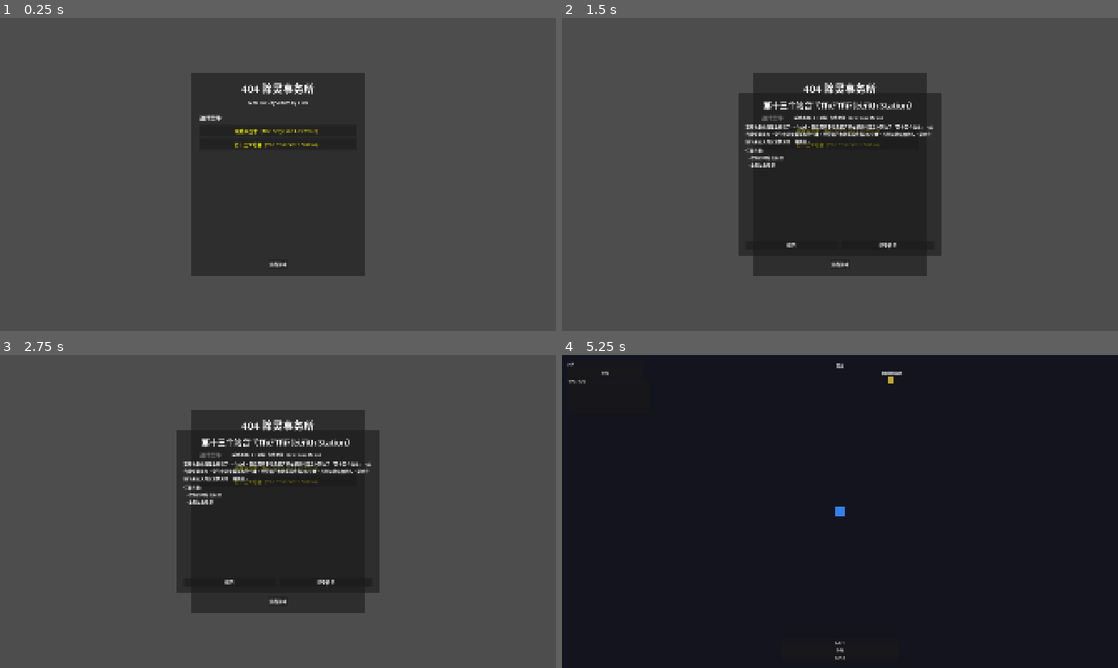
Above: before the commit, frames 1-4 (two rows, left to right).
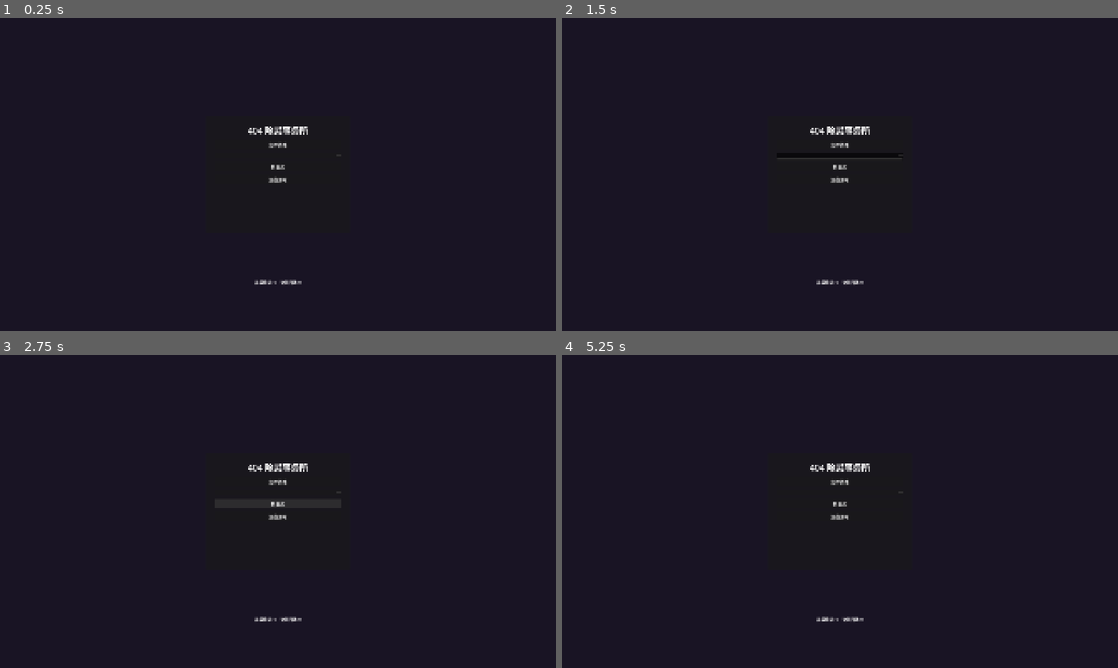
Above: after the commit, the same moments.

Repository: thefoolsparkle-oss/404_exorcism_agency
Game: Godot game, scene res://scenes/office/office_main.tscn
The game is run twice, just before and just after one commit, with the same random seed, the same clock (stepped at 60 frames per second) and the same inputs. Before the commit the project starts from res://scenes/main/main.tscn.
Inputs (mouse positions are in pixels of both pictures, inside the frame that each line leads up to):
- Up to frame 1 (0.25 s): no input
- Up to frame 2 (1.5 s): click (840, 143) at 0.5 s, where only the run after the commit has a clickable "案件终端"; click (840, 155) at 1.27 s
- Up to frame 3 (2.75 s): click (278, 505) at 2 s, where only the run after the commit has a clickable "档案库"
- Up to frame 4 (5.25 s): click (840, 467) at 2.75 s, where only the run before the commit has a clickable "灰线末班车（The Grey Line Last Trai…"; click (840, 480) at 3.5 s, where only the run before the commit has a clickable "第十三个站台（The Thirteenth Station）"; click (789, 583) at 4.25 s, where only the run before the commit has a clickable "返回"; click (890, 583) at 5 s, where only the run before the commit has a clickable "接受任务"

The runs differ from the first frame. In frame 1, 91% of the frame differs, in the area x 0-100%, y 0-100%; in frame 2, 86%; in frame 3, 86%; in frame 4, 0.7%.
Error after the commit: Trying to assign value of type 'Node2D' to a variable of type 'Control'. (res://scripts/office/office_main.gd:10)

Commit message:
Phase 3: office system — SaveManager, character selection, office hub, combat rewards, persistent progression

Diff:
--- /dev/null
+++ b/game/data/characters/characters.json
@@ -0,0 +1,16 @@
+{
+  "lin_jin": {
+    "id": "lin_jin",
+    "name_cn": "林锦",
+    "name_en": "Lin Jin",
+    "title": "符咒黑客",
+    "description": "将传统符咒改写为可执行脚本，用电子符纸入侵异常。",
+    "max_hp": 90,
+    "move_speed": 210.0,
+    "base_damage": 12,
+    "attack_interval": 0.45,
+    "attack_range": 520.0,
+    "projectile_speed": 420.0,
+    "color": "dodgerblue"
+  }
+}
--- a/game/project.godot
+++ b/game/project.godot
@@ -16,7 +16,7 @@
 
 config/name="404 Exorcism Agency"
 config/version="0.1.0"
-run/main_scene="res://scenes/main/main.tscn"
+run/main_scene="res://scenes/office/office_main.tscn"
 config/features=PackedStringArray("4.6")
 config/icon="res://icon.svg"
 
@@ -26,6 +26,7 @@
 GameManager="*res://scripts/core/game_manager.gd"
 DataLoader="*res://scripts/core/data_loader.gd"
 CaseManager="*res://scripts/office/case_manager.gd"
+SaveManager="*res://scripts/core/save_manager.gd"
 
 [display]
 
--- /dev/null
+++ b/game/scenes/office/office_main.tscn
@@ -0,0 +1,112 @@
+[gd_scene load_steps=6 format=3]
+
+[ext_resource type="Script" path="res://scripts/office/office_main.gd" id="1_office"]
+[ext_resource type="Script" path="res://scripts/ui/office_case_list.gd" id="2_case_list"]
+[ext_resource type="PackedScene" path="res://scenes/ui/case_briefing.tscn" id="3_briefing"]
+[ext_resource type="PackedScene" path="res://scenes/ui/case_select_card.tscn" id="4_card"]
+
+[node name="Office" type="Node2D"]
+script = ExtResource("1_office")
+
+[node name="ground" type="ColorRect" parent="."]
+color = Color(0.1, 0.08, 0.14, 1)
+size = Vector2(1920, 1080)
+
+[node name="CanvasLayer" type="CanvasLayer" parent="."]
+
+[node name="TerminalPanel" type="Panel" parent="CanvasLayer"]
+anchors_preset = 8
+anchor_left = 0.5
+anchor_top = 0.5
+anchor_right = 0.5
+anchor_bottom = 0.5
+offset_left = -250.0
+offset_top = -200.0
+offset_right = 250.0
+offset_bottom = 200.0
+
+[node name="VBox" type="VBoxContainer" parent="CanvasLayer/TerminalPanel"]
+anchors_preset = 15
+anchor_right = 1.0
+anchor_bottom = 1.0
+offset_left = 30.0
+offset_top = 25.0
+offset_right = -30.0
+offset_bottom = -25.0
+theme_override_constants/separation = 12
+
+[node name="Title" type="Label" parent="CanvasLayer/TerminalPanel/VBox"]
+layout_mode = 2
+text = "404 除灵事务所"
+horizontal_alignment = 1
+theme_override_font_sizes/font_size = 30
+
+[node name="terminal_button" type="Button" parent="CanvasLayer/TerminalPanel/VBox"]
+layout_mode = 2
+text = "案件终端"
+
+[node name="char_select" type="OptionButton" parent="CanvasLayer/TerminalPanel/VBox"]
+layout_mode = 2
+
+[node name="archive_button" type="Button" parent="CanvasLayer/TerminalPanel/VBox"]
+layout_mode = 2
+text = "档案库"
+
+[node name="QuitButton" type="Button" parent="CanvasLayer/TerminalPanel/VBox"]
+layout_mode = 2
+text = "退出游戏"
+
+[node name="ResourcesLabel" type="Label" parent="CanvasLayer"]
+anchors_preset = 1
+anchor_left = 0.5
+anchor_right = 0.5
+offset_left = -200.0
+offset_top = 900.0
+offset_right = 200.0
+offset_bottom = 930.0
+text = "异常精华: 0 | 破损回路: 0"
+horizontal_alignment = 1
+theme_override_font_sizes/font_size = 14
+
+[node name="CaseListUI" type="Node2D" parent="CanvasLayer"]
+script = ExtResource("2_case_list")
+
+[node name="Panel" type="Panel" parent="CanvasLayer/CaseListUI"]
+anchors_preset = 8
+anchor_left = 0.5
+anchor_top = 0.5
+anchor_right = 0.5
+anchor_bottom = 0.5
+offset_left = -280.0
+offset_top = -250.0
+offset_right = 280.0
+offset_bottom = 300.0
+
+[node name="VBoxContainer" type="VBoxContainer" parent="CanvasLayer/CaseListUI/Panel"]
+anchors_preset = 15
+anchor_right = 1.0
+anchor_bottom = 1.0
+offset_left = 20.0
+offset_top = 15.0
+offset_right = -20.0
+offset_bottom = -15.0
+theme_override_constants/separation = 6
+
+[node name="Label" type="Label" parent="CanvasLayer/CaseListUI/Panel/VBoxContainer"]
+layout_mode = 2
+text = "选择案件:"
+theme_override_font_sizes/font_size = 18
+
+[node name="CaseList" type="VBoxContainer" parent="CanvasLayer/CaseListUI/Panel/VBoxContainer"]
+layout_mode = 2
+size_flags_vertical = 3
+theme_override_constants/separation = 4
+
+[node name="CloseBtn" type="Button" parent="CanvasLayer/CaseListUI/Panel/VBoxContainer"]
+layout_mode = 2
+text = "关闭"
+
+[node name="CaseBriefing" parent="CanvasLayer" instance=ExtResource("3_briefing")]
+
+[connection signal="pressed" from="CanvasLayer/TerminalPanel/VBox/QuitButton" to="." method="_on_quit_pressed"]
+[connection signal="pressed" from="CanvasLayer/CaseListUI/Panel/VBoxContainer/CloseBtn" to="CanvasLayer/CaseListUI" method="_on_close"]
--- a/game/scenes/ui/result_panel.tscn
+++ b/game/scenes/ui/result_panel.tscn
@@ -11,36 +11,43 @@
 anchor_top = 0.5
 anchor_right = 0.5
 anchor_bottom = 0.5
-offset_left = -250.0
-offset_top = -180.0
-offset_right = 250.0
-offset_bottom = 180.0
+offset_left = -260.0
+offset_top = -210.0
+offset_right = 260.0
+offset_bottom = 210.0
 
 [node name="vbox" type="VBoxContainer" parent="panel"]
 anchors_preset = 15
 anchor_right = 1.0
 anchor_bottom = 1.0
-offset_left = 30.0
-offset_top = 30.0
-offset_right = -30.0
-offset_bottom = -30.0
-theme_override_constants/separation = 15
+offset_left = 25.0
+offset_top = 20.0
+offset_right = -25.0
+offset_bottom = -20.0
+theme_override_constants/separation = 10
 
 [node name="title_label" type="Label" parent="panel/vbox"]
 layout_mode = 2
 text = "任务完成"
 horizontal_alignment = 1
-theme_override_font_sizes/font_size = 32
+theme_override_font_sizes/font_size = 30
+
+[node name="rewards_label" type="Label" parent="panel/vbox"]
+layout_mode = 2
+text = ""
+horizontal_alignment = 1
+theme_override_font_sizes/font_size = 16
+theme_override_colors/font_color = Color(1, 0.8, 0.2, 1)
 
 [node name="stats_label" type="Label" parent="panel/vbox"]
 layout_mode = 2
 text = "击杀: 0 | 等级: 1"
 horizontal_alignment = 1
-theme_override_font_sizes/font_size = 18
+theme_override_font_sizes/font_size = 14
 
 [node name="spacer" type="Control" parent="panel/vbox"]
 layout_mode = 2
-custom_minimum_size = Vector2(0, 20)
+size_flags_vertical = 3
 
 [node name="restart_button" type="Button" parent="panel/vbox"]
 layout_mode = 2
@@ -49,8 +56,7 @@
 
 [node name="quit_button" type="Button" parent="panel/vbox"]
 layout_mode = 2
-text = "返回主菜单"
-size_flags_horizontal = 4
+text = "返回事务所"
 
 [connection signal="pressed" from="panel/vbox/restart_button" to="." method="_on_restart_pressed"]
 [connection signal="pressed" from="panel/vbox/quit_button" to="." method="_on_quit_pressed"]
--- a/game/scripts/combat/combat.gd
+++ b/game/scripts/combat/combat.gd
@@ -2,6 +2,7 @@
 
 var xp_orb_scene: PackedScene = preload("res://scenes/combat/experience_orb.tscn")
 var current_case: Dictionary = {}
+var player_node: CharacterBody2D
 
 @onready var objective_tracker: Node = $objective_tracker
 
@@ -11,6 +12,35 @@
 	objective_tracker.all_objectives_complete.connect(_on_all_objectives_done)
 	EventBus.experience_dropped.connect(_on_experience_dropped)
 	EventBus.combat_started.emit()
+	_apply_character_stats()
+
+func _apply_character_stats() -> void:
+	var char_data: Dictionary = DataLoader.load_json("res://data/characters/characters.json")
+	var selected: String = SaveManager.data.selected_character
+	var stats: Dictionary = char_data.get(selected, {})
+	if stats.is_empty():
+		return
+	player_node = $entities/player
+	if stats.has("max_hp"):
+		player_node.max_hp = stats.max_hp
+		player_node.current_hp = stats.max_hp
+	if stats.has("move_speed"):
+		player_node.move_speed = stats.move_speed
+	var weapon: Node2D = player_node.get_node("weapon_system")
+	if weapon:
+		if stats.has("base_damage"):
+			weapon.base_damage = stats.base_damage
+			weapon.current_damage = stats.base_damage
+		if stats.has("attack_interval"):
+			weapon.base_attack_interval = stats.attack_interval
+			weapon.current_attack_interval = stats.attack_interval
+		if stats.has("attack_range"):
+			weapon.attack_range = stats.attack_range
+		if stats.has("projectile_speed"):
+			weapon.projectile_speed = stats.projectile_speed
+	if stats.has("color"):
+		player_node.get_node("visual").color = Color(stats.color)
+	EventBus.player_health_changed.emit(player_node.current_hp, player_node.max_hp)
 
 func _on_experience_dropped(position: Vector2, amount: int) -> void:
 	var orb: Area2D = xp_orb_scene.instantiate()
--- a/game/scripts/core/game_manager.gd
+++ b/game/scripts/core/game_manager.gd
@@ -45,7 +45,7 @@
 
 func _on_request_main_menu() -> void:
 	get_tree().paused = false
-	get_tree().change_scene_to_file("res://scenes/main/main.tscn")
+	get_tree().change_scene_to_file("res://scenes/office/office_main.tscn")
 
 func _on_player_died() -> void:
 	change_state(GameState.COMBAT_DEFEAT)
--- /dev/null
+++ b/game/scripts/core/save_manager.gd
@@ -0,0 +1,50 @@
+extends Node
+
+var save_path: String = "user://save.json"
+
+var data: Dictionary = {
+	"version": 1,
+	"resources": {
+		"anomaly_essence": 0,
+		"broken_circuit": 0
+	},
+	"completed_cases": [],
+	"unlocked_characters": ["lin_jin"],
+	"selected_character": "lin_jin",
+	"permanent_upgrades": {}
+}
+
+func _ready() -> void:
+	_load()
+
+func _load() -> void:
+	if not FileAccess.file_exists(save_path):
+		return
+	var file: FileAccess = FileAccess.open(save_path, FileAccess.READ)
+	var text: String = file.get_as_text()
+	var json: JSON = JSON.new()
+	var error: Error = json.parse(text)
+	if error == OK and json.data is Dictionary:
+		data = json.data
+
+func save() -> void:
+	var file: FileAccess = FileAccess.open(save_path, FileAccess.WRITE)
+	file.store_string(JSON.stringify(data, "\t"))
+
+func add_resource(type: String, amount: int) -> void:
+	data.resources[type] = data.resources.get(type, 0) + amount
+
+func complete_case(case_id: String) -> void:
+	if case_id not in data.completed_cases:
+		data.completed_cases.append(case_id)
+
+func is_case_completed(case_id: String) -> bool:
+	return case_id in data.completed_cases
+
+func unlock_character(char_id: String) -> void:
+	if char_id not in data.unlocked_characters:
+		data.unlocked_characters.append(char_id)
+
+func select_character(char_id: String) -> void:
+	if char_id in data.unlocked_characters:
+		data.selected_character = char_id
--- /dev/null
+++ b/game/scripts/office/office_main.gd
@@ -0,0 +1,54 @@
+extends Node2D
+
+var characters_data: Dictionary = {}
+
+@onready var terminal_button: Button = $CanvasLayer/TerminalPanel/terminal_button
+@onready var archive_button: Button = $CanvasLayer/TerminalPanel/archive_button
+@onready var char_select: OptionButton = $CanvasLayer/TerminalPanel/char_select
+@onready var resources_label: Label = $CanvasLayer/ResourcesLabel
+@onready var briefing: CanvasLayer = $CanvasLayer/CaseBriefing
+@onready var case_list_ui: Control = $CanvasLayer/CaseListUI
+
+func _ready() -> void:
+	characters_data = DataLoader.load_json("res://data/characters/characters.json")
+	briefing.case_confirmed.connect(_on_case_confirmed)
+	briefing.case_cancelled.connect(_on_case_cancelled)
+	_refresh_ui()
+	terminal_button.pressed.connect(_open_case_list)
+	archive_button.pressed.connect(_open_archive)
+	char_select.item_selected.connect(_on_char_selected)
+	_populate_characters()
+
+func _refresh_ui() -> void:
+	var res: Dictionary = SaveManager.data.resources
+	resources_label.text = "异常精华: %d | 破损回路: %d" % [res.get("anomaly_essence", 0), res.get("broken_circuit", 0)]
+
+func _populate_characters() -> void:
+	char_select.clear()
+	for char_id in SaveManager.data.unlocked_characters:
+		var data: Dictionary = characters_data.get(char_id, {})
+		char_select.add_item(data.get("name_cn", char_id))
+		if char_id == SaveManager.data.selected_character:
+			char_select.select(char_select.item_count - 1)
+
+func _on_char_selected(idx: int) -> void:
+	var char_ids: Array = SaveManager.data.unlocked_characters
+	if idx >= 0 and idx < char_ids.size():
+		SaveManager.select_character(char_ids[idx])
+
+func _open_case_list() -> void:
+	case_list_ui.visible = true
+
+func _open_archive() -> void:
+	pass
+
+func _on_case_confirmed(_case_id: String) -> void:
+	SaveManager.save()
+	get_tree().change_scene_to_file("res://scenes/combat/combat.tscn")
+
+func _on_case_cancelled() -> void:
+	_refresh_ui()
+
+func _on_quit_pressed() -> void:
+	SaveManager.save()
+	get_tree().quit()
--- /dev/null
+++ b/game/scripts/ui/office_case_list.gd
@@ -0,0 +1,30 @@
+extends Node2D
+
+var card_scene: PackedScene = preload("res://scenes/ui/case_select_card.tscn")
+
+@onready var case_list: VBoxContainer = $Panel/VBoxContainer/CaseList
+@onready var briefing: CanvasLayer = $"../CaseBriefing"
+
+func _ready() -> void:
+	visible = false
+	briefing.case_confirmed.connect(func(_id): visible = false)
+	briefing.case_cancelled.connect(func(): visible = false)
+	_populate()
+
+func _populate() -> void:
+	for child in case_list.get_children():
+		child.queue_free()
+	var all_cases: Array = CaseManager.get_all_cases()
+	for case_data in all_cases:
+		var card: Button = card_scene.instantiate()
+		card.case_data = case_data
+		card.case_selected.connect(func(cid): _on_case_selected(cid))
+		case_list.add_child(card)
+
+func _on_case_selected(case_id: String) -> void:
+	visible = false
+	CaseManager.select_case(case_id)
+	briefing.show_case(case_id)
+
+func _on_close() -> void:
+	visible = false
--- a/game/scripts/ui/result_panel.gd
+++ b/game/scripts/ui/result_panel.gd
@@ -2,6 +2,7 @@
 
 @onready var title_label: Label = $panel/vbox/title_label
 @onready var stats_label: Label = $panel/vbox/stats_label
+@onready var rewards_label: Label = $panel/vbox/rewards_label
 
 var kill_count: int = 0
 var final_level: int = 1
@@ -16,9 +17,20 @@
 	if victory:
 		title_label.text = "任务完成"
 		title_label.add_theme_color_override("font_color", Color.GREEN)
+		var case_data: Dictionary = CaseManager.get_current_case()
+		var threat: int = case_data.get("threat_level", 1)
+		var essence: int = threat * 50 + final_level * 10
+		var circuits: int = threat
+		SaveManager.add_resource("anomaly_essence", essence)
+		SaveManager.add_resource("broken_circuit", circuits)
+		SaveManager.complete_case(case_data.get("case_id", ""))
+		SaveManager.save()
+		rewards_label.text = "获得: 精华 ×%d | 回路 ×%d" % [essence, circuits]
+		rewards_label.visible = true
 	else:
 		title_label.text = "任务失败"
 		title_label.add_theme_color_override("font_color", Color.RED)
+		rewards_label.visible = false
 
 	var obj_lines: PackedStringArray = ["击杀: %d | 等级: %d" % [kill_count, final_level]]
 	var tracker = get_tree().current_scene.get_node_or_null("objective_tracker")
@@ -35,4 +47,5 @@
 	EventBus.request_restart.emit()
 
 func _on_quit_pressed() -> void:
+	SaveManager.save()
 	EventBus.request_main_menu.emit()
